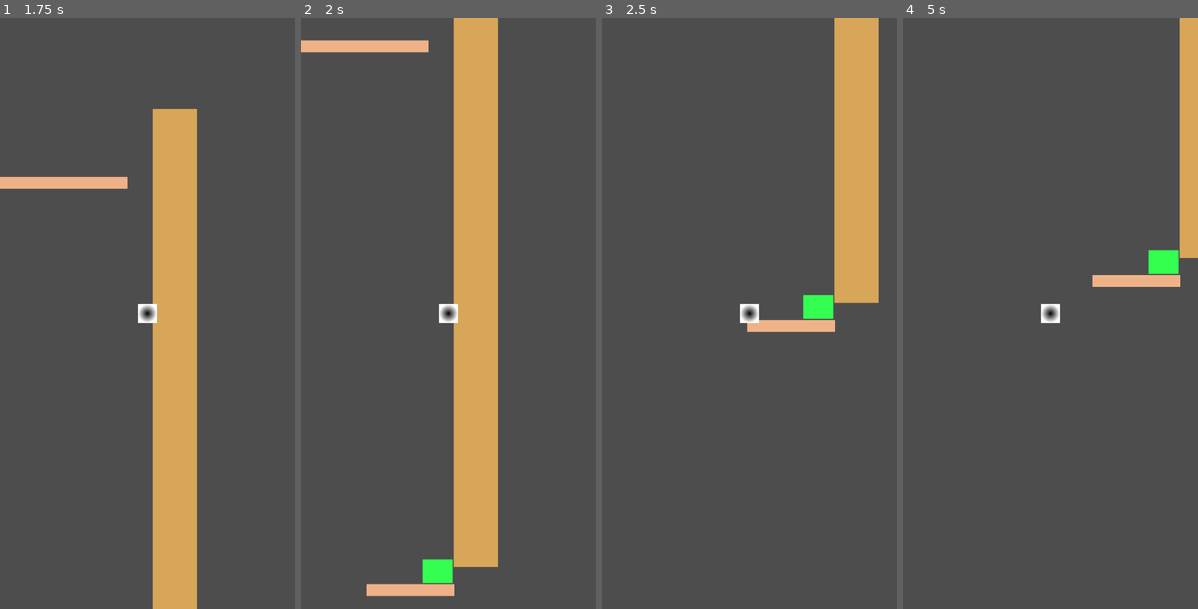
Above: before the commit, frames 1-4 (left to right).
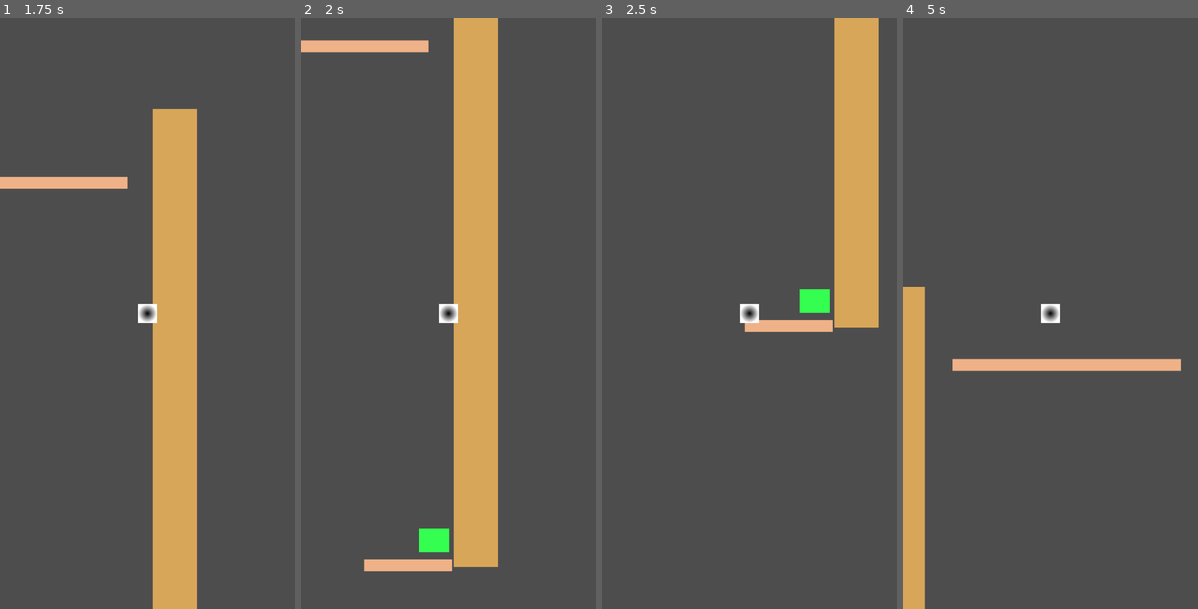
Above: after the commit, the same moments.

Repository: NicklasMiller/bubblegame
Game: Godot game, scene res://test_level_1.tscn
The game is run twice, just before and just after one commit, with the same random seed, the same clock (stepped at 60 frames per second) and the same inputs. This scene is started directly instead of the project's main scene.
Inputs:
- Up to frame 1 (1.75 s): tap Enter (ui_accept) at 0.5, 0.77, 1.52 s; hold Right (ui_right) from 0.53 s (still down)
- Up to frame 2 (2 s): keep holding Right (ui_right)
- Up to frame 3 (2.5 s): release Right (ui_right) at 2.03 s; hold Left (ui_left) from 2.03 s (still down)
- Up to frame 4 (5 s): release Left (ui_left) at 2.78 s; hold Right (ui_right) 2.78-4.28 s; tap Enter (ui_accept) at 3.02, 3.77, 4.52 s; hold Left (ui_left) from 4.28 s (still down)

Frame 1 is identical in both runs. In frame 2, 1.9% of the frame differs, in the area x 21-52%, y 86-98%; in frame 3, 0.9%; in frame 4, 9.3%, in the area x 0-100%, y 0-100%.

Commit message:
Minor Changes

Diff:
--- a/Boundaries/world_base.tscn
+++ b/Boundaries/world_base.tscn
@@ -10,7 +10,7 @@
 size = Vector2(69.5, 77.5)
 
 [node name="WorldBase" type="Area2D"]
-position = Vector2(54, 961)
+position = Vector2(59, 958)
 script = ExtResource("1_ofufs")
 
 [node name="CollisionShape2D" type="CollisionShape2D" parent="."]
--- a/Platforms/moving_platform.tscn
+++ b/Platforms/moving_platform.tscn
@@ -79,10 +79,10 @@
 shape = SubResource("RectangleShape2D_ml2k1")
 
 [node name="ColorRect" type="ColorRect" parent="LeftHalf"]
-offset_left = -52.9307
-offset_top = -11.3813
-offset_right = 17.0693
-offset_bottom = 12.6187
+offset_left = -9.0
+offset_top = -12.0
+offset_right = 61.0
+offset_bottom = 12.0
 
 [node name="RightHalf" type="StaticBody2D" parent="."]
 
--- a/test_level_1.tscn
+++ b/test_level_1.tscn
@@ -15,7 +15,7 @@
 script = ExtResource("1_vliic")
 
 [node name="StaticBody2D5" parent="." instance=ExtResource("2_y0o3b")]
-position = Vector2(338, 913)
+position = Vector2(334, 871)
 
 [node name="StaticBody2D" parent="." instance=ExtResource("2_y0o3b")]
 position = Vector2(56, -7)
@@ -25,7 +25,7 @@
 position = Vector2(0, -12)
 
 [node name="WorldBase" parent="." instance=ExtResource("4_patr6")]
-position = Vector2(50, 978)
+position = Vector2(44, 926)
 
 [node name="Character" parent="." instance=ExtResource("7_fvijn")]
 position = Vector2(232, 25)
Not shown: 1 places in test_level_1.tscn that only renumber resources
